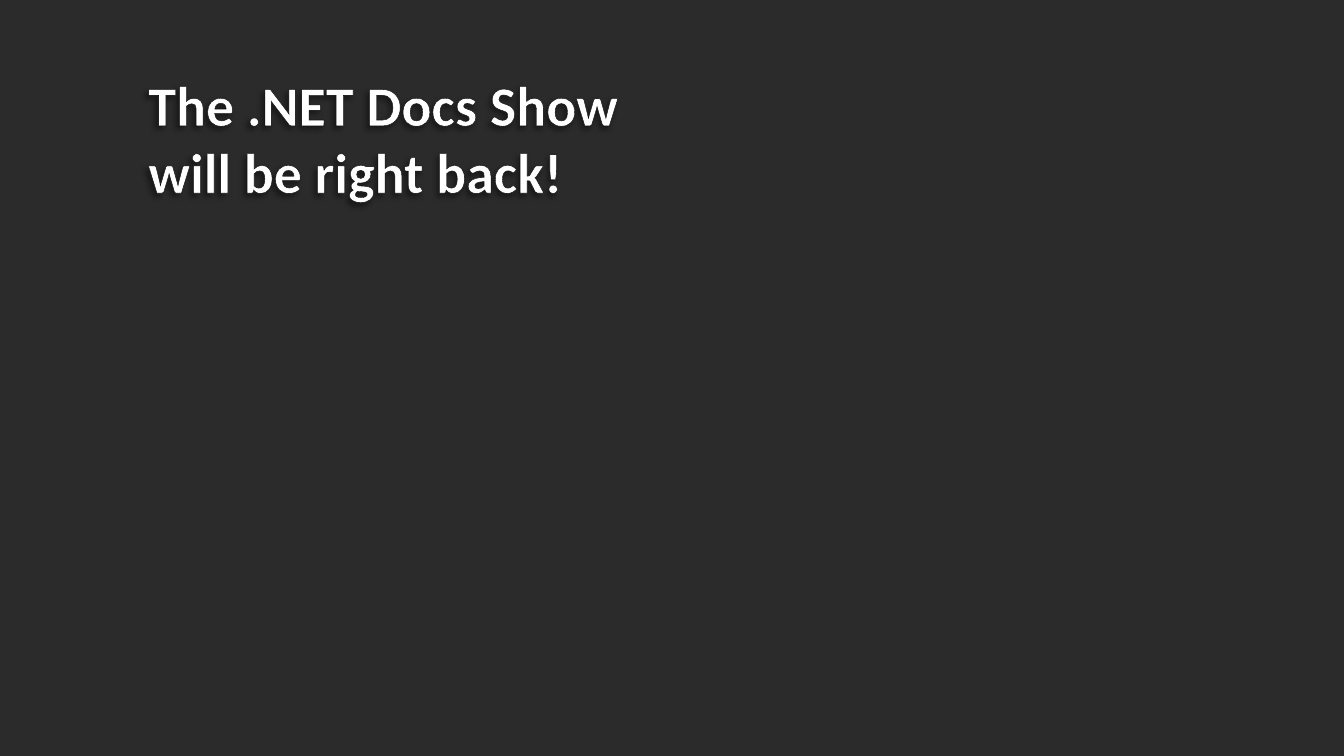
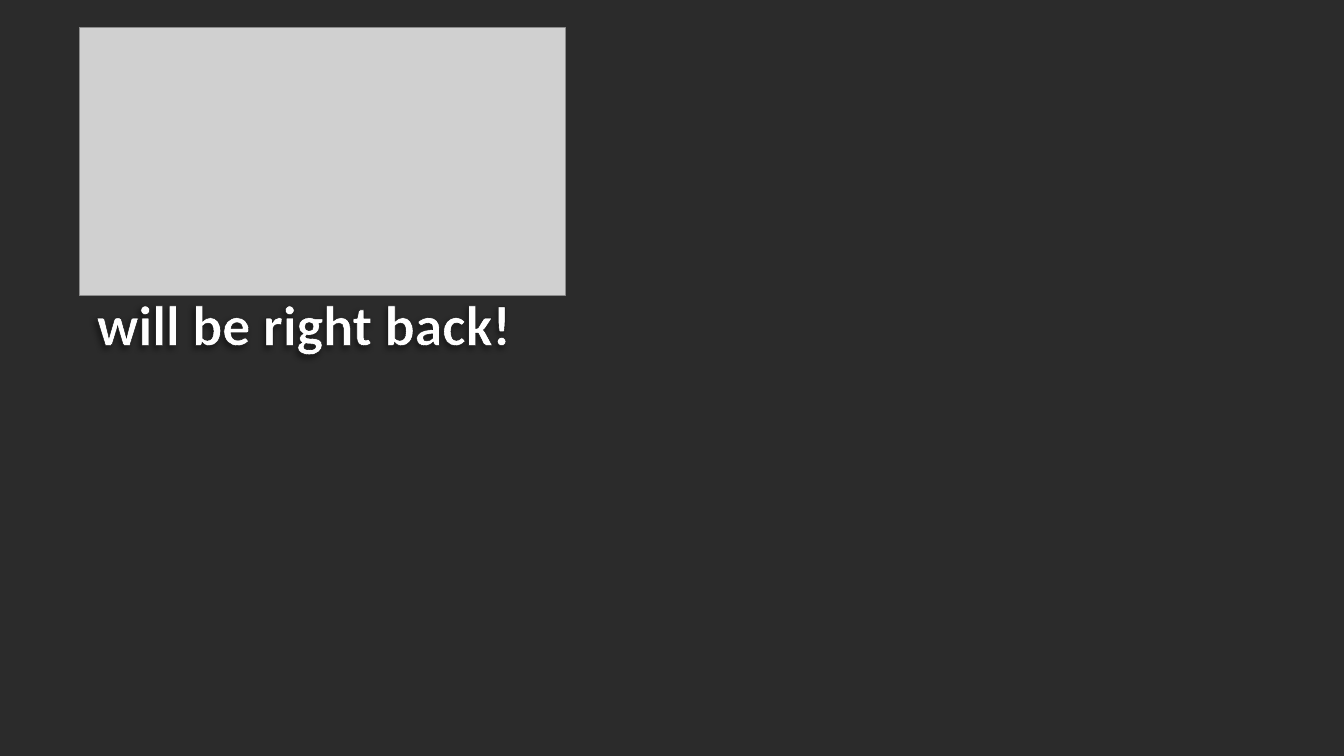
Before and after one commit to CamSoper/thedotnetdocs, a slide deck: slide 3 of media/bumpers/Bumpers.pptx. Drawn at 1344x756 pixels with LibreOffice and Linux fonts; fonts in the diff are those of the drawing; grey boxes stand for pictures; background and template pictures are left out; a plain dark background stands for a picture behind light text. Boxes give left, top, right and bottom in pixels: in the first picture for what was removed or moved away, otherwise in the second. Text is boxed around its words. In the diff, an @@ line names an element or a change of style, - is before the commit and + after.

```diff
--- a/media/bumpers/Bumpers.pptx
+++ b/media/bumpers/Bumpers.pptx
@@ picture added at [80, 27, 565, 295] @@
@@ text at [97, 306, 511, 355]: text changed @@
-The .NET Docs Show will be right back!
+will be right back!
```
Also in this commit, not shown: 2 other slides changed, 4 slides added, 15 other files.
